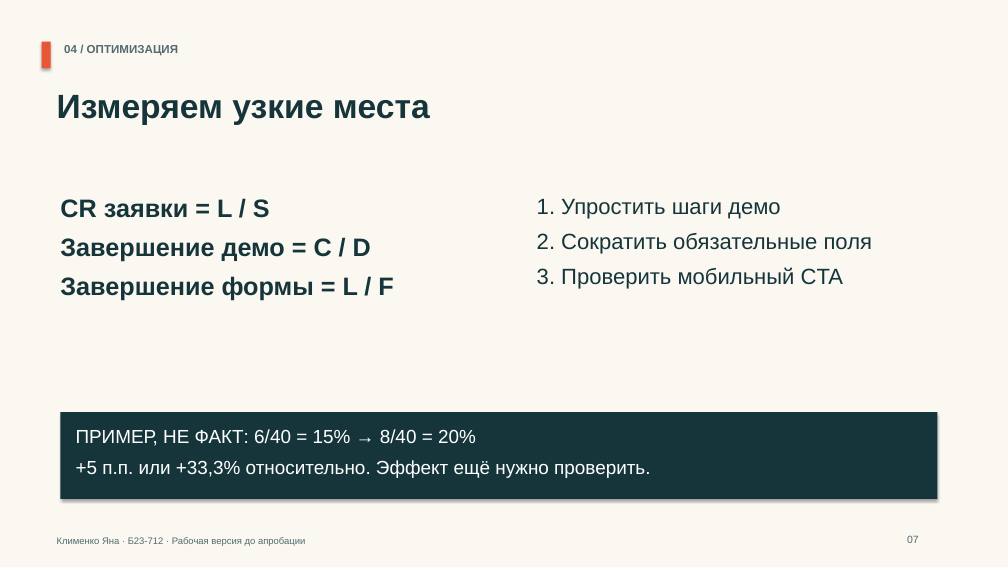
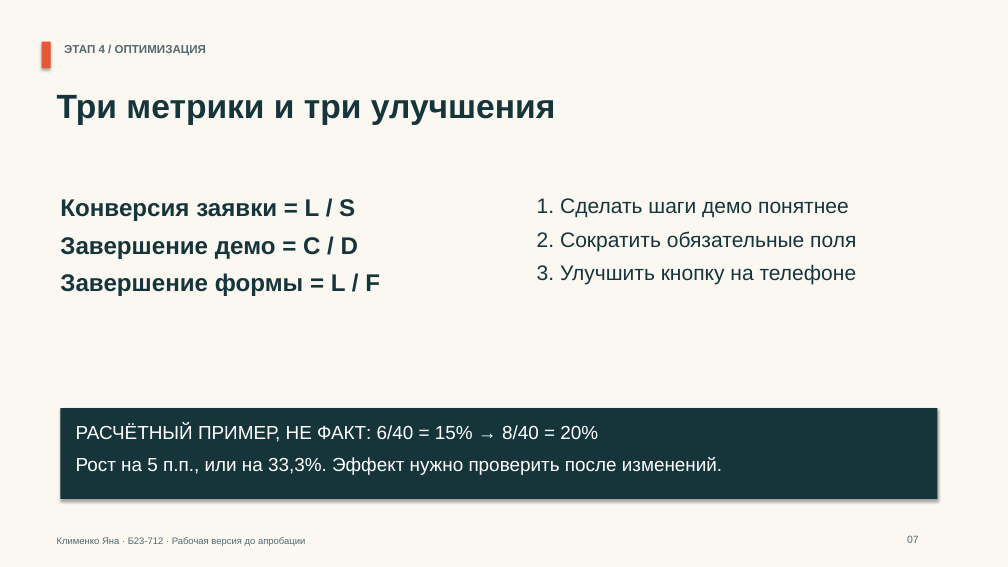
Before and after one commit to indolentmenace/hubspot-lab3, a slide deck: slide 7 of materials/LR3_HubSpot_presentation.pptx. Drawn at 1008x567 pixels with LibreOffice and Linux fonts; fonts in the diff are those of the drawing. Boxes give left, top, right and bottom in pixels: in the first picture for what was removed or moved away, otherwise in the second. Text is boxed around its words. In the diff, an @@ line names an element or a change of style, - is before the commit and + after.

```diff
--- a/materials/LR3_HubSpot_presentation.pptx
+++ b/materials/LR3_HubSpot_presentation.pptx
@@ text at bbox=[64, 45, 206, 56]: text changed @@
-04 / ОПТИМИЗАЦИЯ
+ЭТАП 4 / ОПТИМИЗАЦИЯ
@@ text at bbox=[57, 95, 556, 125]: text changed @@
-Измеряем узкие места
+Три метрики и три улучшения
@@ text at bbox=[60, 199, 355, 221]: text changed; size 24 to 23 pt @@
-CR заявки = L / S
+Конверсия заявки = L / S
@@ text at bbox=[537, 198, 849, 218]: text changed; size 21 to 20 pt @@
-1. Упростить шаги демо
+1. Сделать шаги демо понятнее
@@ text at bbox=[60, 237, 380, 296]: size 24 to 23 pt in "Завершение демо = C / D", "Завершение формы = L / F" @@
@@ text at bbox=[537, 231, 856, 251]: size 21 to 20 pt in "2. Сократить обязательные поля" @@
@@ text at bbox=[537, 264, 857, 285]: text changed; size 21 to 20 pt @@
-3. Проверить мобильный CTA
+3. Улучшить кнопку на телефоне
@@ rectangle: place and size @@
-rectangle at bbox=[60, 412, 938, 499]
+rectangle at bbox=[60, 408, 938, 499]
@@ text at bbox=[76, 425, 722, 475]: text changed @@
-ПРИМЕР, НЕ ФАКТ: 6/40 = 15% → 8/40 = 20%
-+5 п.п. или +33,3% относительно. Эффект ещё нужно проверить.
+РАСЧЁТНЫЙ ПРИМЕР, НЕ ФАКТ: 6/40 = 15% → 8/40 = 20%
+Рост на 5 п.п., или на 33,3%. Эффект нужно проверить после изменений.
```
Also in this commit, not shown: 1 other slide changed, 5 slides added, 6 slides removed, 30 other files.
